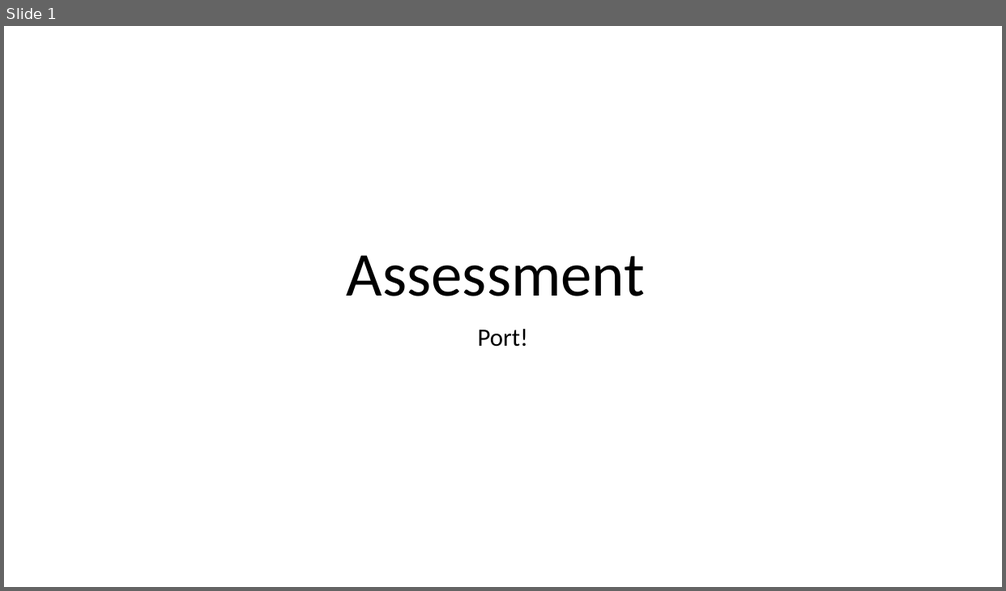
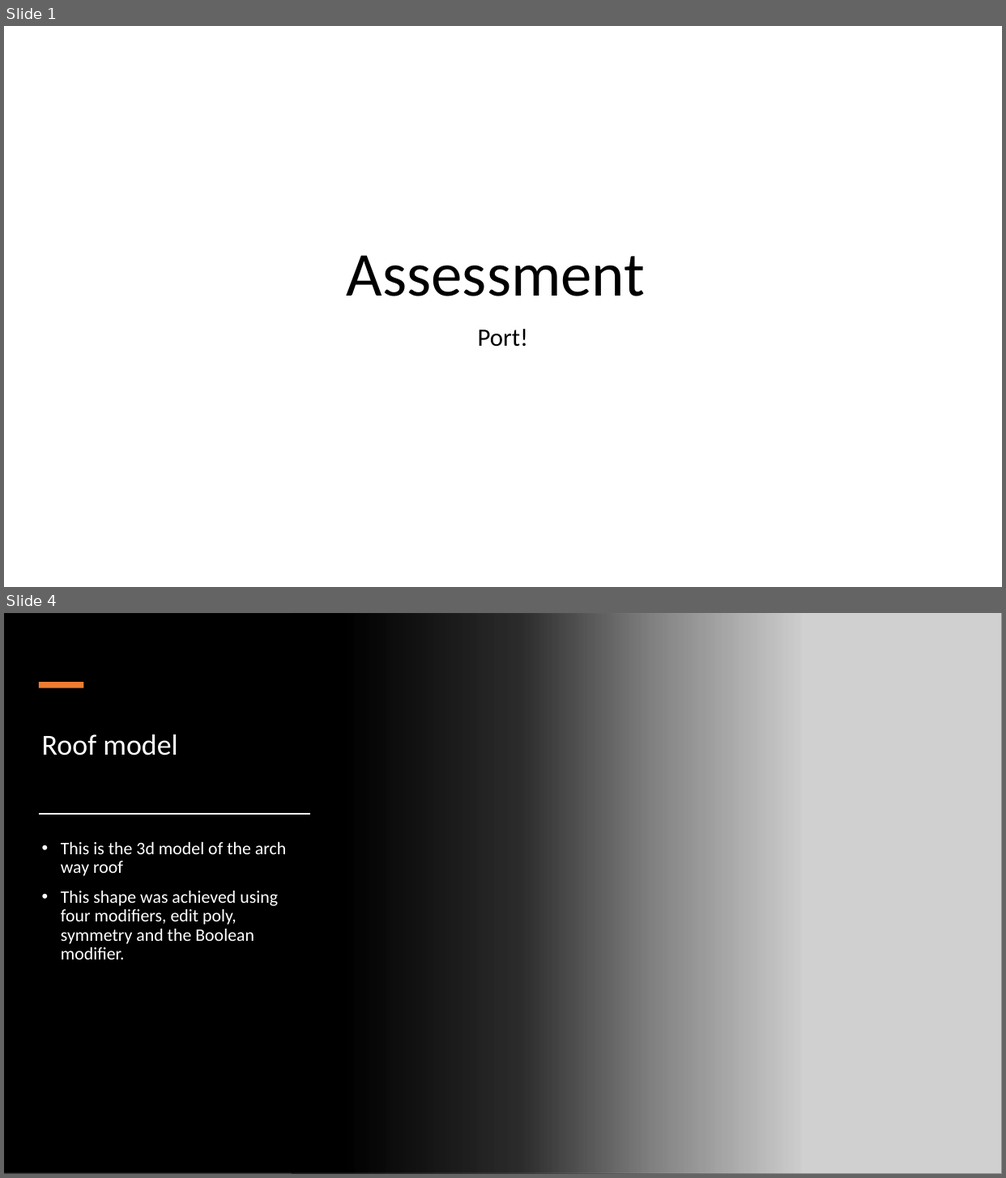
Before and after one commit to damola9162/prac-1-assessment, a slide deck: Assessment.pptx. Shown one above the other, each under a label of ours: slide 1 before the commit, slides 1 and 4 after it; the slides between them are not shown. The pictures are 1006x591 and 1006x1178 pixels, drawn with LibreOffice and Linux fonts; fonts in the diff are those of the drawing; grey boxes stand for pictures. Boxes give left, top, right and bottom in pixels: in the first picture for what was removed or moved away, otherwise in the second. Text is boxed around its words. In the diff, an @@ line names an element or a change of style, - is before the commit and + after.

```diff
--- a/Assessment.pptx
+++ b/Assessment.pptx
@@ slide 4 added at [4,613,1002,1174], background #FFFFFF @@
@@ rectangle added at [4,613,803,1174], fill gradient #000000 @@
@@ picture added at [292,613,1002,1174] @@
@@ rectangle added at [39,682,83,688], fill #ED7D31 @@
@@ title added at [42,735,178,756], 28 pt, text #FFFFFF @@
+Roof model
@@ rectangle added at [39,813,309,814], fill #000000, outline #FFFFFF 0.25 pt @@
@@ text added at [61,842,286,960], 17 pt, text #FFFFFF @@
+• This is the 3d model of the arch way roof
+• This shape was achieved using four modifiers, edit poly, symmetry and the Boolean modifier.
```
Also in this commit, not shown: 2 slides changed, 3 other slides added, 1 slide removed, 1 other file.
